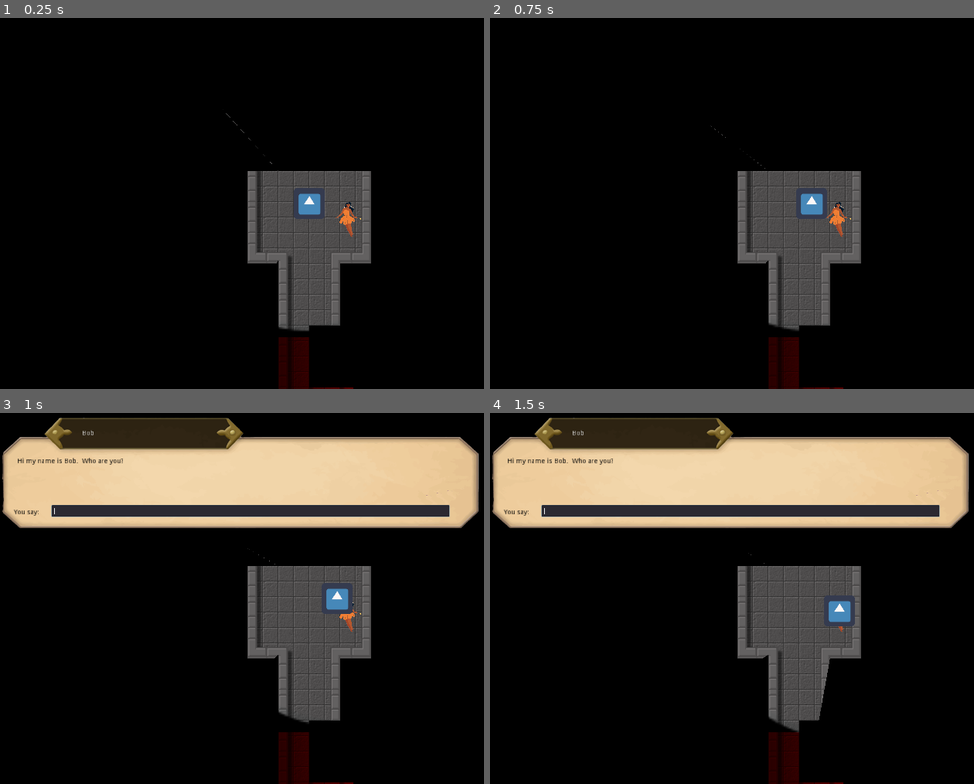
Above: before the commit, frames 1-4 (two rows, left to right).
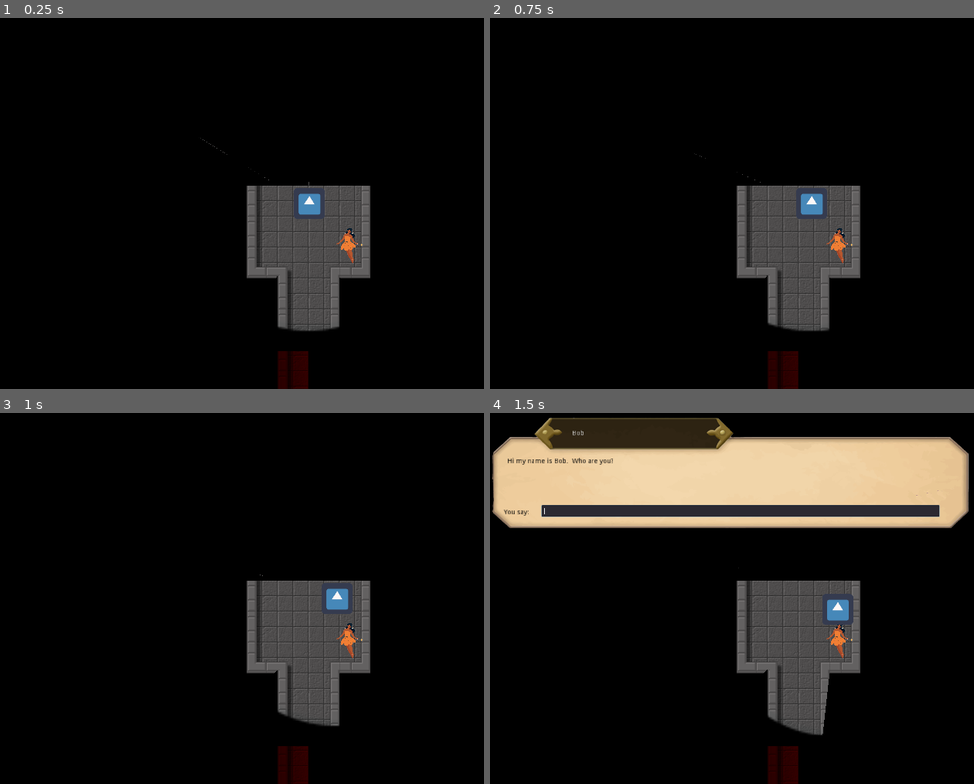
Above: after the commit, the same moments.

Repository: crpalmer/tile-game
Game: Godot game, scene res://Dungeon/Dungeon.tscn
Same seed, same stepped clock (60 frames per second), same inputs: the game is played once before the commit and once after it. Before the commit the project has no main scene; this scene is started directly in both runs. The engine's default icon, where the game draws it, is replaced by a stand-in: a white triangle on a blue panel in a dark square.
Inputs:
- Up to frame 1 (0.25 s): no input
- Up to frame 2 (0.75 s): tap Enter at 0.5 s; hold Right (right) from 0.53 s (still down)
- Up to frame 3 (1 s): keep holding Right (right)
- Up to frame 4 (1.5 s): release Right (right) at 1.28 s; hold Down (down) from 1.28 s (still down)

The runs differ from the first frame. In frame 1, 3.3% of the frame differs, in the area x 41-77%, y 25-100%; in frame 2, 3.3%; in frame 3, 29%, in the area x 0-100%, y 1-100%; in frame 4, 3.6%.

Commit message:
More work on the attack system
I ended up making all actors an instance of BaseCharacter to grossly
simplify things.

Diff:
--- a/Characters/BaseCharacter.gd
+++ b/Characters/BaseCharacter.gd
@@ -1,31 +1,39 @@
-extends Node2D
+extends KinematicBody2D
 class_name BaseCharacter
 
-var ac = 10
-var hp = 1
-var max_hp = 1
-var to_hit_ac10 = 12
-var damage_dice = { "n": 2, "d": 6, "plus":1 }
-var hostile = false
+export var speed = 128
+export var ac = 10
+export var hp = 1
+export var max_hp = 1
+export var secs_between_attacks = 1.0
+export var to_hit_ac10 = 12
+export var damage_dice = { "n": 1, "d": 6, "plus":0 }
+export var hostile = false
+var attack_available = true
+var timer:Timer
 
 func _ready():
 	randomize()
+	timer = Timer.new()
+	timer.connect("timeout", self, "attack_timer_expired")
+	add_child(timer)
 
-func attack(who:BaseCharacter, node:Node2D):
+func attack(who:BaseCharacter):
 	if not who: return
+
 	who.hostile = true
+	attack_available = false
+	timer.start(secs_between_attacks)
+
 	var roll = roll_die(20)
 	var need = to_hit_ac10 + (10 - who.ac)
 	if roll == 20 or roll >= to_hit_ac10 + (10-who.ac):
 		var damage = roll_dice(damage_dice)
 		who.hp -= damage
-		print_debug("damage " + String(damage) + " roll " + String(roll))
-		if who.hp < 0:
-			print_debug("killed!")
-			node.queue_free()
-#			who.visible = false
+		print_debug(name + " damage to " + who.name + ": " + String(damage) + " roll " + String(roll))
+		if who.hp <= 0: who.died()
 	else:
-		print_debug("miss " + String(roll) + " needed " + String(need))
+		print_debug(name + " miss " + who.name + ": "+ String(roll) + " needed " + String(need))
 
 func roll(n:int, d:int, plus:int = 0):
 	var total = plus
@@ -38,3 +46,10 @@
 
 func roll_dice(d:Dictionary):
 	return roll(d.n, d.d, d.plus)
+
+func attack_timer_expired():
+	attack_available = true
+
+func died():
+	print_debug("killed!")
+	queue_free()
--- a/Characters/GameState.gd
+++ b/Characters/GameState.gd
@@ -1,6 +1,7 @@
 extends Node
 
 var object_state = {}
+var player
 
 func get(object_name:String, element_name = null):
 	if not object_state.has(object_name):
@@ -10,14 +11,3 @@
 		if not state.has(element_name): state[element_name] = null
 		return state[element_name]
 	else: return state
-
-func get_base_character(object_name:String):
-	return get(object_name, "base-character")
-
-func set_base_character(object_name:String, base:BaseCharacter):
-	get(object_name)["base-character"] = base
-
-func attack(from:Node2D, to:Node2D):
-	var f = get_base_character(from.name)
-	var t = get_base_character(to.name)
-	f.attack(t, to)
--- a/Characters/NPC/DungeonGreeter.gd
+++ b/Characters/NPC/DungeonGreeter.gd
@@ -4,13 +4,13 @@
 
 func _ready():
 	state = GameState.get(name)
-	set_speaker_name("Bob")
+	speaker_name = "Bob"
 	conversation_starter()
 
 func conversation_starter():
 	var player_name = state.get("player_name")
-	if player_name: set_conversation_starter("Hi " + player_name)
-	else: set_conversation_starter("Hi my name is Bob.  Who are you?")
+	if player_name: conversation_starter = "Hi " + player_name
+	else: conversation_starter = "Hi my name is Bob.  Who are you?"
 
 func player_said(said):
 	if not state.has("player_name"):
@@ -30,6 +30,3 @@
 		say("I hear that the temple even sent one person to Canada!!!")
 	else:
 		player_said_default(words)
-
-func _on_Player_collided_with():
-	start_conversation()
--- a/Characters/NPC/DungeonGreeter.tscn
+++ b/Characters/NPC/DungeonGreeter.tscn
@@ -11,17 +11,16 @@
 [node name="DungeonGreeter" instance=ExtResource( 2 )]
 script = ExtResource( 1 )
 
-[node name="Conversation" parent="d" index="0"]
-visible = false
-
 [node name="More" parent="d/Conversation" index="6"]
 visible = false
 
 [node name="Sprite" type="Sprite" parent="." index="1"]
-position = Vector2( 81, 35 )
+position = Vector2( -0.999992, -0.999996 )
 scale = Vector2( 0.1, 0.1 )
 texture = ExtResource( 3 )
 
 [node name="CollisionShape2D" type="CollisionShape2D" parent="." index="2"]
-position = Vector2( 78, 37 )
 shape = SubResource( 1 )
+
+[node name="CollisionShape2D" parent="TrackingArea" index="0"]
+position = Vector2( -2.5, 0.5 )
--- a/Characters/NPC/NPC.gd
+++ b/Characters/NPC/NPC.gd
@@ -1,21 +1,14 @@
-extends Area2D
+extends BaseCharacter
 class_name NPC
 
 var conversation_starter = "Hello"
 var speaker_name = "Name"
-var base:BaseCharacter
+var attacked_text = "Die!"
 
 func _ready():
-	base = GameState.get_base_character(name)
-	if not base:
-		base = BaseCharacter.new()
-		GameState.set_base_character(name, base)
-
-func set_speaker_name(name:String):
-	speaker_name = name
-
-func set_conversation_starter(starter:String):
-	conversation_starter = starter
+	var player = GameState.player
+	if player:
+		player.connect("entered", self, "on_Player_entered")
 
 func start_conversation():
 	$d/Conversation/SpeakerName.text = speaker_name
@@ -24,12 +17,13 @@
 	$d/Conversation.visible = true
 
 func end_conversation(text = "", delay = 2.0):
-	$d/Conversation/PlayerText.visible = false
-	$d/Conversation/PlayerPrompt.visible = false
-	if text.length() > 0:
-		$d/Conversation/SpeakerText.text = text
-		yield(get_tree().create_timer(delay), "timeout")
-	$d/Conversation.visible = false
+	if $d/Conversation.visible:
+		$d/Conversation/PlayerText.visible = false
+		$d/Conversation/PlayerPrompt.visible = false
+		if text.length() > 0:
+			$d/Conversation/SpeakerText.text = text
+			yield(get_tree().create_timer(delay), "timeout")
+		$d/Conversation.visible = false
 
 func say(text:String):
 	$d/Conversation/SpeakerText.text = text
@@ -73,6 +67,12 @@
 		i += 1
 	return words
 
+func _process(delta):
+	if hostile:
+		end_conversation(attacked_text)
+		if attack_available and $TrackingArea.is_player_in_area():
+			attack(GameState.player)
+
 func reset_text_box():
 	$d/Conversation/PlayerText.text = ""
 	$d/Conversation/PlayerText.visible = true
@@ -80,14 +80,11 @@
 	$d/Conversation/More.visible = false
 	$d/Conversation/PlayerText.grab_focus()
 
-func _on_PlayerText_text_entered(new_text):
-	if new_text != "":
-		player_said(new_text)
+func on_Player_entered(who):
+	if who != self: return
+	if hostile: GameState.attack_player(self)
+	else: start_conversation()
 
-func _on_NPC_body_entered(body):
-	if body is Player:
-		start_conversation()
-
-func _on_NPC_body_exited(body):
-	if body is Player:
-		end_conversation()
+func on_Player_exited(who):
+	if who != self: return
+	end_conversation()
--- a/Characters/NPC/NPC.tscn
+++ b/Characters/NPC/NPC.tscn
@@ -1,10 +1,11 @@
-[gd_scene load_steps=8 format=2]
+[gd_scene load_steps=10 format=2]
 
 [ext_resource path="res://Characters/NPC/NPC.gd" type="Script" id=1]
 [ext_resource path="res://Characters/Images/Dialog/dialog-box-more-2.png" type="Texture" id=2]
 [ext_resource path="res://Characters/Images/Dialog/dialog-box-more-3.png" type="Texture" id=3]
 [ext_resource path="res://Characters/Images/Dialog/dialogue-box.png" type="Texture" id=4]
 [ext_resource path="res://Characters/Images/Dialog/dialog-box-more-1.png" type="Texture" id=5]
+[ext_resource path="res://Characters/TrackingArea.gd" type="Script" id=6]
 
 [sub_resource type="CanvasItemMaterial" id=1]
 light_mode = 1
@@ -25,12 +26,16 @@
 frame_5/texture = ExtResource( 5 )
 frame_5/delay_sec = 0.0
 
-[node name="NPC" type="Area2D"]
+[sub_resource type="RectangleShape2D" id=3]
+extents = Vector2( 31.5, 55.5 )
+
+[node name="NPC" type="KinematicBody2D"]
 script = ExtResource( 1 )
 
 [node name="d" type="CanvasLayer" parent="."]
 
 [node name="Conversation" type="Node2D" parent="d"]
+visible = false
 material = SubResource( 1 )
 
 [node name="Sprite" type="Sprite" parent="d/Conversation"]
@@ -85,6 +90,10 @@
 scale = Vector2( 0.841463, 0.566667 )
 texture = SubResource( 2 )
 
-[connection signal="body_entered" from="." to="." method="_on_NPC_body_entered"]
-[connection signal="body_exited" from="." to="." method="_on_NPC_body_exited"]
-[connection signal="text_entered" from="d/Conversation/PlayerText" to="." method="_on_PlayerText_text_entered"]
+[node name="TrackingArea" type="Area2D" parent="."]
+script = ExtResource( 6 )
+
+[node name="CollisionShape2D" type="CollisionShape2D" parent="TrackingArea"]
+shape = SubResource( 3 )
+
+[connection signal="text_entered" from="d/Conversation/PlayerText" to="." method="player_said"]
--- a/Characters/NPC/NewGuy.gd
+++ b/Characters/NPC/NewGuy.gd
@@ -3,8 +3,8 @@
 var last_was_name = false
 
 func _ready():
-	set_speaker_name("New Guy")
-	set_conversation_starter("Hello.  You found me!")
+	speaker_name = "New Guy"
+	conversation_starter = "Hello.  You found me!"
 
 func player_said(text):
 	var words = tokenize(text)
--- a/Characters/Player.gd
+++ b/Characters/Player.gd
@@ -1,17 +1,12 @@
-extends KinematicBody2D
+extends BaseCharacter
 class_name Player
 
 signal collided_with
+signal entered
+signal exited
 
-export var speed = 128
-var attack_available = true
-var base:BaseCharacter
-
-func _ready():
-	base = GameState.get_base_character(name)
-	if not base:
-		base = BaseCharacter.new()
-		GameState.set_base_character(name, base)
+func _init():
+	GameState.player = self
 
 func _process(delta):
 	process_movement(delta)
@@ -31,10 +26,17 @@
 func process_attack():
 	if attack_available and Input.is_action_pressed("attack"):
 		var who = $TrackingArea.who_is_in_area()
-		if who:
-			GameState.attack(self, who)
-			$AttackTimer.start()
-			attack_available = false
+		if who: attack(who)
 
-func _on_AttackTimer_timeout():
-	attack_available = true
+func _on_TrackingArea_entered(who):
+	if GameState.player != self:
+		print_debug("not me!")
+	emit_signal("entered", who)
+
+func _on_TrackingArea_exited(who):
+	emit_signal("exited", who)
+
+func died():
+	GameState.player = null
+	print_debug("Player died!")
+	queue_free()
--- a/Characters/Player.tscn
+++ b/Characters/Player.tscn
@@ -1,12 +1,15 @@
-[gd_scene load_steps=6 format=2]
+[gd_scene load_steps=7 format=2]
 
 [ext_resource path="res://Characters/Player.gd" type="Script" id=1]
 [ext_resource path="res://icon.png" type="Texture" id=2]
 [ext_resource path="res://Dungeon/circle-128.png" type="Texture" id=3]
 [ext_resource path="res://Characters/TrackingArea.gd" type="Script" id=4]
 
+[sub_resource type="CircleShape2D" id=2]
+radius = 26.6693
+
 [sub_resource type="RectangleShape2D" id=1]
-extents = Vector2( 24.5, 25.5 )
+extents = Vector2( 31.5, 32 )
 
 [node name="Player" type="KinematicBody2D"]
 position = Vector2( 8, 7.5 )
@@ -26,23 +29,16 @@
 [node name="Sprite" type="Sprite" parent="."]
 texture = ExtResource( 2 )
 
-[node name="Player" type="Node2D" parent="."]
-
 [node name="CollisionShape2D" type="CollisionShape2D" parent="."]
-position = Vector2( -0.5, 0 )
-shape = SubResource( 1 )
-
-[node name="AttackTimer" type="Timer" parent="."]
+shape = SubResource( 2 )
 
 [node name="TrackingArea" type="Area2D" parent="."]
+visible = false
 script = ExtResource( 4 )
 
 [node name="CollisionShape2D" type="CollisionShape2D" parent="TrackingArea"]
-position = Vector2( -0.5, 0 )
+position = Vector2( -0.5, -0.5 )
 shape = SubResource( 1 )
 
-[connection signal="timeout" from="AttackTimer" to="." method="_on_AttackTimer_timeout"]
-[connection signal="area_entered" from="TrackingArea" to="TrackingArea" method="_on_TrackingArea_area_entered"]
-[connection signal="area_exited" from="TrackingArea" to="TrackingArea" method="_on_TrackingArea_area_exited"]
-[connection signal="body_entered" from="TrackingArea" to="TrackingArea" method="_on_TrackingArea_body_entered"]
-[connection signal="body_exited" from="TrackingArea" to="TrackingArea" method="_on_TrackingArea_body_exited"]
+[connection signal="entered" from="TrackingArea" to="." method="_on_TrackingArea_entered"]
+[connection signal="exited" from="TrackingArea" to="." method="_on_TrackingArea_exited"]
--- a/Characters/TrackingArea.gd
+++ b/Characters/TrackingArea.gd
@@ -1,27 +1,38 @@
 extends Area2D
 class_name TrackingArea
 
+signal entered
+signal exited
+
 var in_area:Dictionary
+
+func _ready():
+	connect("area_entered", self, "area_entered")
+	connect("body_entered", self, "area_entered")
+
+	connect("area_exited", self, "area_exited")
+	connect("body_exited", self, "area_exited")
+
 
 func who_is_in_area():
 	for who in in_area.keys():
 		if in_area[who]: return who
 	return null
 
-func _on_TrackingArea_body_entered(body):
-	record_area(body, true)
+func is_player_in_area():
+	return in_area[GameState.player]
 
-func _on_TrackingArea_body_exited(body):
-	record_area(body, true)
+func area_entered(who):
+	record_area(who, true)
 
-func _on_TrackingArea_area_entered(area):
-	record_area(area, true)
-
-func _on_TrackingArea_area_exited(area):
-	record_area(area, false)
+func area_exited(who):
+	record_area(who, false)
 
 func record_area(who, what):
 	var parent = who.get_parent()
 	if who == self or who == get_parent() or who is TileMap: return
-	if who and who is PhysicsBody2D: record_area(parent, what)
-	else: in_area[who] = what
+	if parent and parent is PhysicsBody2D: record_area(parent, what)
+	elif not in_area.has(who) or in_area[who] != what:
+		in_area[who] = what
+		if what: emit_signal("entered", who)
+		else: emit_signal("exited", who)
--- a/Dungeon/Dungeon.tscn
+++ b/Dungeon/Dungeon.tscn
@@ -788,9 +788,10 @@
 tile_data = PoolIntArray( 131067, 0, 0 )
 
 [node name="DungeonGreeter" parent="." instance=ExtResource( 3 )]
+position = Vector2( 85, 60 )
 
 [node name="Player" parent="." instance=ExtResource( 1 )]
-position = Vector2( 0, 2 )
+position = Vector2( 1, -28 )
 
 [node name="NewGuy" parent="." instance=ExtResource( 5 )]
 position = Vector2( 266, 353 )
--- a/project.godot
+++ b/project.godot
@@ -9,17 +9,17 @@
 config_version=4
 
 _global_script_classes=[ {
-"base": "Node2D",
+"base": "KinematicBody2D",
 "class": "BaseCharacter",
 "language": "GDScript",
 "path": "res://Characters/BaseCharacter.gd"
 }, {
-"base": "Area2D",
+"base": "BaseCharacter",
 "class": "NPC",
 "language": "GDScript",
 "path": "res://Characters/NPC/NPC.gd"
 }, {
-"base": "KinematicBody2D",
+"base": "BaseCharacter",
 "class": "Player",
 "language": "GDScript",
 "path": "res://Characters/Player.gd"
@@ -39,6 +39,7 @@
 [application]
 
 config/name="tile-game"
+run/main_scene="res://Dungeon/Dungeon.tscn"
 config/icon="res://icon.png"
 
 [autoload]
